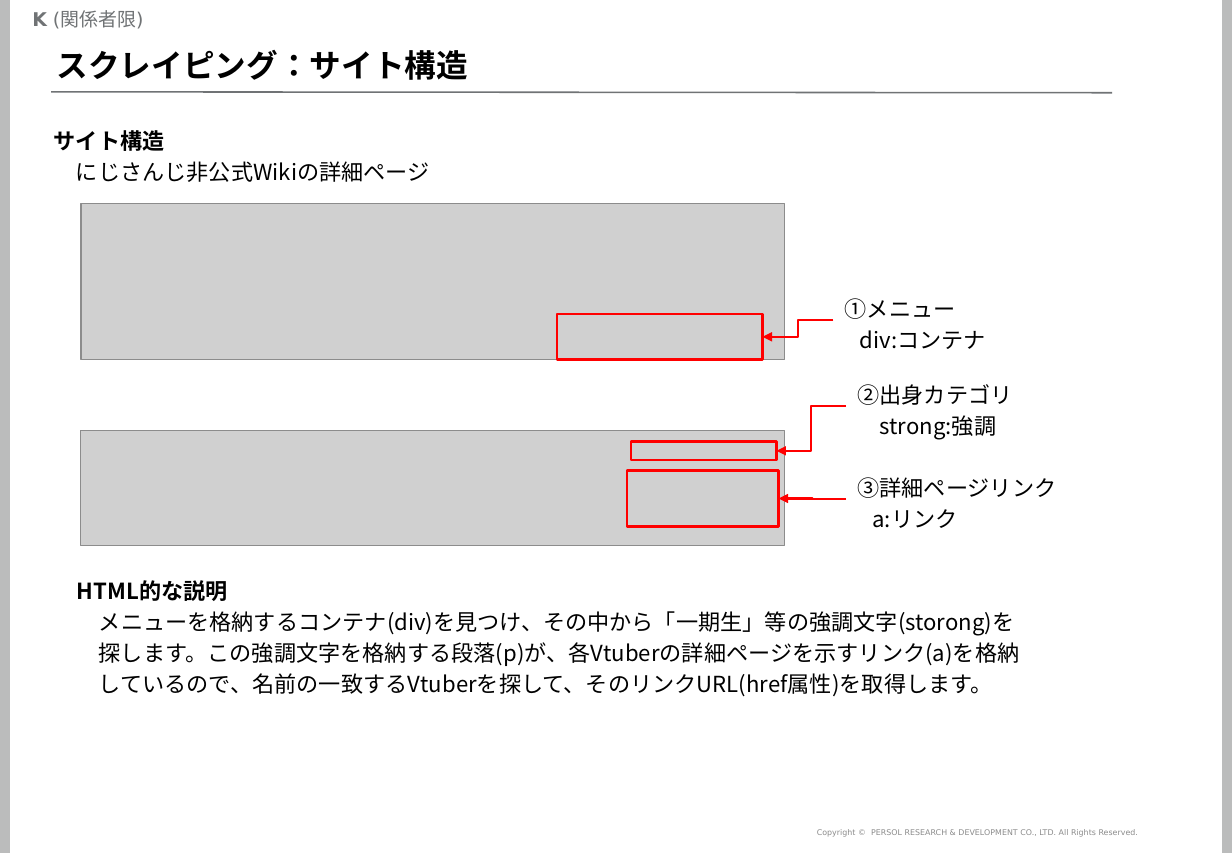
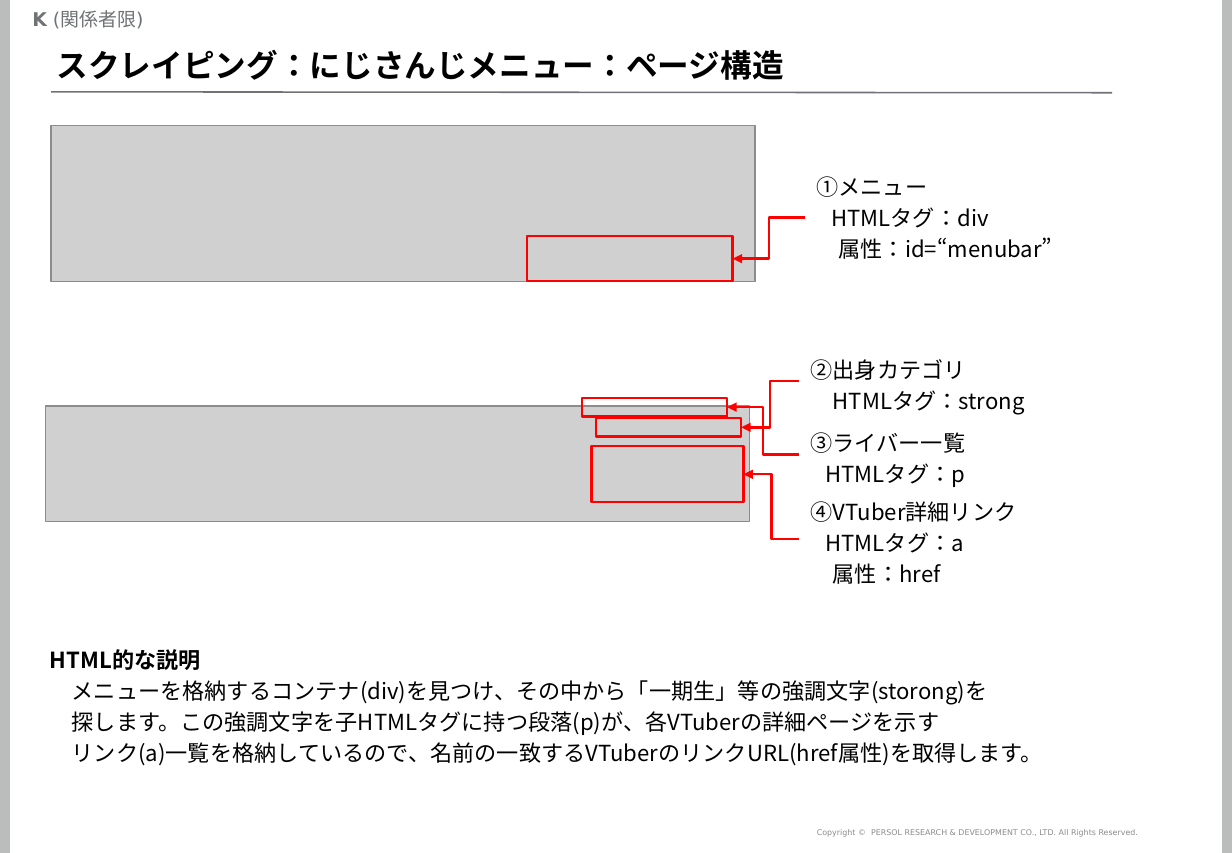
Before and after one commit to mogrodown/python_session, a slide deck: slide 31 of doc/python中級講座_2020.pptx (slide 30 before the commit). Drawn at 1232x853 pixels with LibreOffice and Linux fonts; fonts in the diff are those of the drawing; grey boxes stand for pictures; background and template pictures are left out. Boxes give left, top, right and bottom in pixels: in the first picture for what was removed or moved away, otherwise in the second. Text is boxed around its words. In the diff, an @@ line names an element or a change of style, - is before the commit and + after.

```diff
--- a/doc/python中級講座_2020.pptx
+++ b/doc/python中級講座_2020.pptx
@@ title at [57, 50, 784, 80]: text changed @@
-スクレイピング：サイト構造
+スクレイピング：にじさんじメニュー：ページ構造
@@ picture: place and size @@
-picture at [81, 204, 785, 359]
+picture at [51, 125, 755, 281]
@@ text removed at [54, 130, 430, 182] @@
-サイト構造
-にじさんじ非公式Wikiの詳細ページ
@@ text "①メニュー": place and size @@
-text "①メニュー" at [845, 298, 986, 349]
+text "①メニュー" at [816, 176, 1053, 259]
@@ text at [831, 207, 1053, 259]: text changed @@
-div:コンテナ
+HTMLタグ：div
+属性：id=“menubar”
@@ rectangle: place and size @@
-rectangle at [557, 314, 763, 359]
+rectangle at [528, 235, 734, 281]
@@ elbow arrow moved from (834, 320) - (763, 337) to (805, 217) - (733, 258) @@
@@ text "②出身カテゴリ": place and size @@
-text "②出身カテゴリ" at [857, 384, 1012, 439]
+text "②出身カテゴリ" at [811, 359, 1025, 415]
@@ elbow arrow moved from (846, 406) - (777, 450) to (800, 381) - (742, 428) @@
@@ picture: place and size @@
-picture at [81, 430, 785, 545]
+picture at [46, 406, 750, 521]
@@ rectangle added at [582, 398, 728, 416], outline #FF0000 1.5 pt @@
@@ rectangle: place and size @@
-rectangle at [631, 441, 777, 460]
+rectangle at [596, 419, 742, 437]
@@ elbow arrow moved from (846, 499) - (779, 498) to (800, 455) - (727, 407) @@
@@ text at [833, 390, 1025, 415]: text changed @@
-strong:強調
+HTMLタグ：strong
@@ rectangle: place and size @@
-rectangle at [627, 471, 779, 527]
+rectangle at [592, 446, 744, 502]
@@ text at [811, 432, 966, 487]: text changed @@
-③詳細ページリンク
-a:リンク
+③ライバー一覧
+HTMLタグ：p
@@ elbow arrow added from (800, 539) to (744, 474), #FF0000 1.5 pt @@
@@ text added at [811, 501, 1017, 584], 14 pt, text #000000 @@
+④VTuber詳細リンク
+HTMLタグ：a
+属性：href
@@ text "HTML的な説明": place and size @@
-text "HTML的な説明" at [77, 580, 1020, 696]
+text "HTML的な説明" at [50, 649, 1043, 765]
@@ text at [72, 711, 1043, 765]: text changed @@
-探します。この強調文字を格納する段落(p)が、各Vtuberの詳細ページを示すリンク(a)を格納
-しているので、名前の一致するVtuberを探して、そのリンクURL(href属性)を取得します。
+探します。この強調文字を子HTMLタグに持つ段落(p)が、各VTuberの詳細ページを示す
+リンク(a)一覧を格納しているので、名前の一致するVTuberのリンクURL(href属性)を取得します。
```
Also in this commit, not shown: 29 other slides changed, 6 slides added, 2 slides removed, 6 other files.
